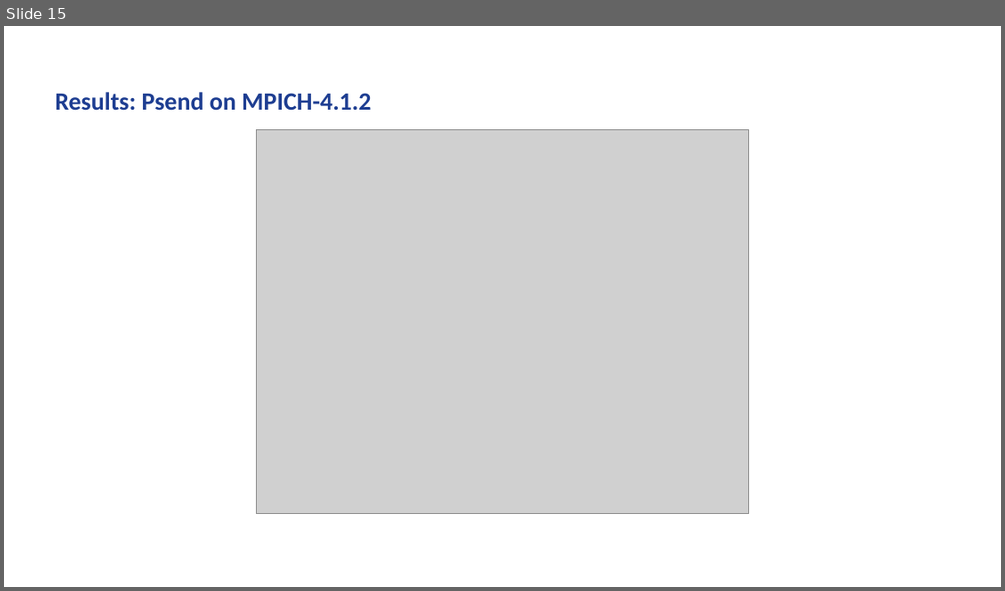
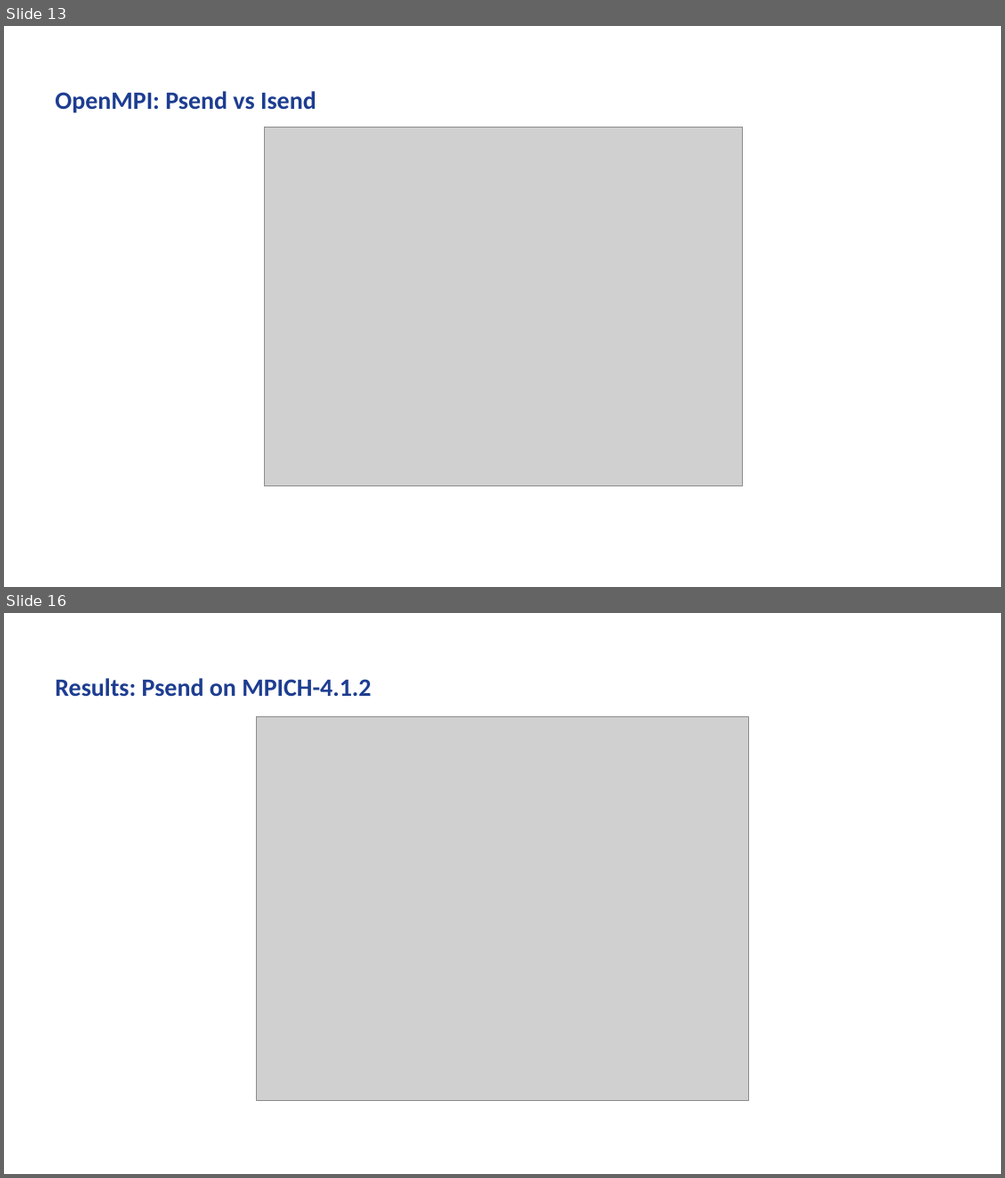
Before and after one commit to AxelSchneewind/mpi-benchmark, a slide deck: presentation/presentation-partitioned-progress.pptx. Shown one above the other, each under a label of ours: slide 15 before the commit, slides 13 and 16 after it; the slides between them are not shown. The pictures are 1005x591 and 1005x1178 pixels, drawn with LibreOffice and Linux fonts; fonts in the diff are those of the drawing; grey boxes stand for pictures; background and template pictures are left out. Boxes give left, top, right and bottom in pixels: in the first picture for what was removed or moved away, otherwise in the second. Text is boxed around its words. In the diff, an @@ line names an element or a change of style, - is before the commit and + after.

```diff
--- a/presentation/presentation-partitioned-progress.pptx
+++ b/presentation/presentation-partitioned-progress.pptx
@@ slide 13 added at box(4, 26, 1001, 587), background picture (left out) @@
@@ text added at box(55, 91, 316, 113), 24 pt, text #1D3D91, bold @@
+OpenMPI: Psend vs Isend
@@ picture added at box(264, 127, 743, 486) @@
@@ what was slide 15 is now slide 16 @@
```
Also in this commit, not shown: 8 slides changed, 1 other slide added, 1 slide removed, 1 other file.
